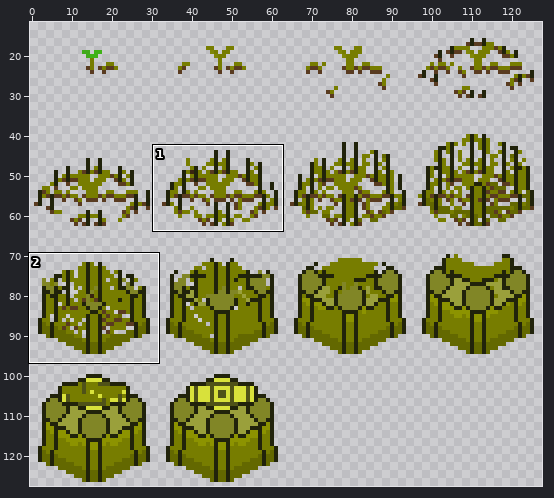
Two versions of one sprite sheet, Assets/Sprites/Towers/Ivy Branch/Toxic Ivy Construction SpriteSheet.png. Above: a wide view before the commit, with the close-up outlined.
Close-up. The starting point:
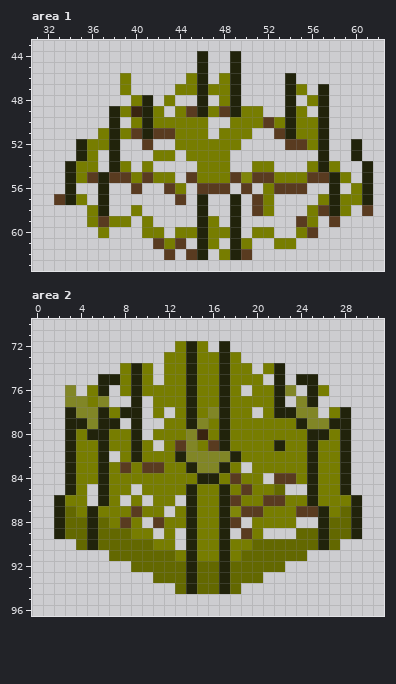
The file is 128x128 pixels. Shown: area 1: x 31..62, y 43..63; area 2: x 0..31, y 70..96. The wide view leaves out empty margins. The commit also changed other parts of the picture, which this record leaves out.
Once edited:
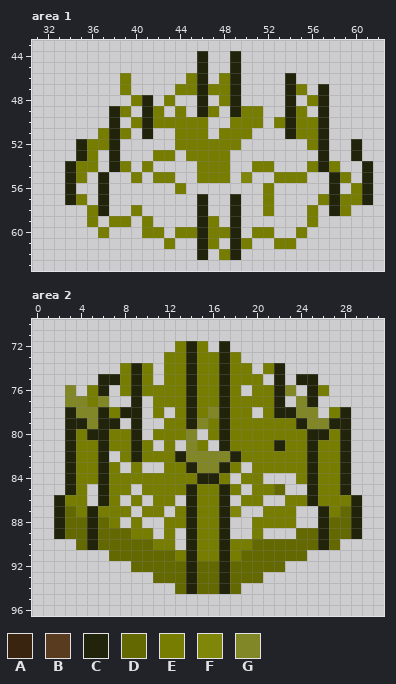
Palette (. is transparent): A #392410  B #593b20  C #21230b  D #636800  E #777d00  F #808609  G #818626
From old to new:
--- area 1
@@ x 31..62 @@
 48 .........EC.E..C.EC....C.EC.....
-49 .......CEACE.EBCEBCEE..CE.C.....
-50 .......C.ECEEEEE..EEEBECEEC.....
-51 ......ECEBCBBEEE.EEE..BCEEC.....
-52 ....CEEC..B..EEEEEE....BBEC..C..
+49 .......CE.CE.E.CE.CEE..CE.C.....
+50 .......C.ECEEEEE..EEE.ECEEC.....
+51 ......ECE.C..EEE.EEE...CEEC.....
+52 ....CEEC.....EEEEEE......EC..C..
 53 ....CE.C...EE.EEEE........C..C..
 54 ...CEE.CE.E....EEE..EE...ECE..C.
-55 ...CEBCBBEBEE.BEEEBFBBEEEBBCE.C.
-56 ...C..C..B..BE.BBB.B.EBBB..C.EC.
-57 ..BCE.C......B.C..C.BE....ECEEC.
-58 .....EC..E.....C..C.BE...EBCE.B.
-59 .....EBEE.E....CE.C.....BE.B....
-60 ......E...EE.EECEEC.EE..EB......
-61 ...........BEB.CE.CE..EE........
-62 ............B.BC.ECB............
+55 ...CE.C..E.EE..EEE.F..EEE..CE.C.
+56 ...C..C......E.......E.....C.EC.
+57 ...CE.C........C..C..E....ECEEC.
+58 .....EC..E.....C..C..E...E.CE...
+59 .....E.EE.E....CE.C......E......
+60 ......E...EE.EECEEC.EE..E.......
+61 ............E..CE.CE..EE........
+62 ...............C.EC.............
 63 ................................
--- area 2
@@ x 6..27 @@
 79 CC.C..EECGECEEEEEECGGC
-80 CEEC.EEEGAECEEEEEEECCE
-81 CEECE.EBGEBCEEEECEECEE
+80 CEEC.EEEG.ECEEEEEEECCE
+81 CEECE.E.GE.CEEEECEECEE
 82 C.ECEEECGGGGCEEEEEECEE
-83 CEBEBBEECGGCE.EEEEECEE
-84 CEEEEEEEECCEBEE.BBECEE
-85 CEE.EEEECEECEBEED..CEE
-86 CE.E.EE.CEECBEEBBEECEE
-87 EEEBEE.ECEECFBBEEEBBCE
-88 DEBE.BEECEECB.EEEE..CD
-89 DDDEE.E.CEEC.BE...DDCD
+83 CE.E..EECGGCE.EEEEECEE
+84 CEEEEEEEECCE.EE...ECEE
+85 CEE.EEEECEECE.EED..CEE
+86 CE.E.EE.CEEC.EE..EECEE
+87 EEE.EE.ECEECF..EEE..CE
+88 DE.E..EECEEC..EEEE..CD
+89 DDDEE.E.CEEC..E...DDCD
 90 DDDDDEE.CEECEEDDDDDDCD
Where, in picture pixels (left, top, right, bottom), the same in both close-ups:
erased: (54, 106, 373, 260)
erased: (120, 429, 318, 539)
